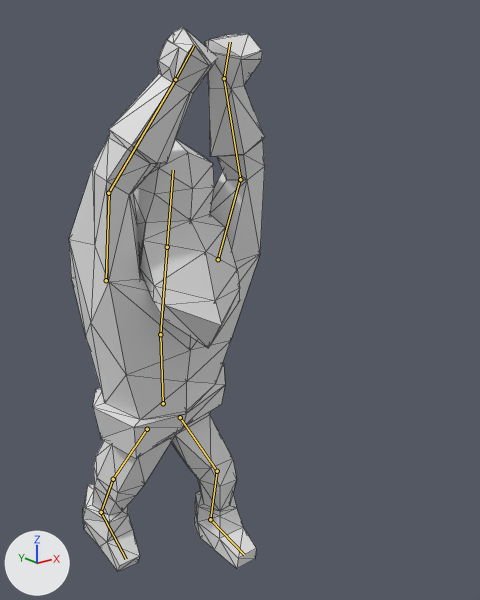
Renders of the Blender file Animations/WarriorThrow.blend from each side of a commit.
Rendered twice from a 50 mm camera at (-6.48, -10.57, 9.42) aimed at (0.54, -1.79, 5.91). Lighting does not change. The marker at lower left points along +X, +Y and +Z. Both versions are drawn at frame 6 of the action 'ArmatureAction'; the numbers are the values there. The bones that bend it are drawn over the model as lines. Mesh edges are drawn as thin lines.
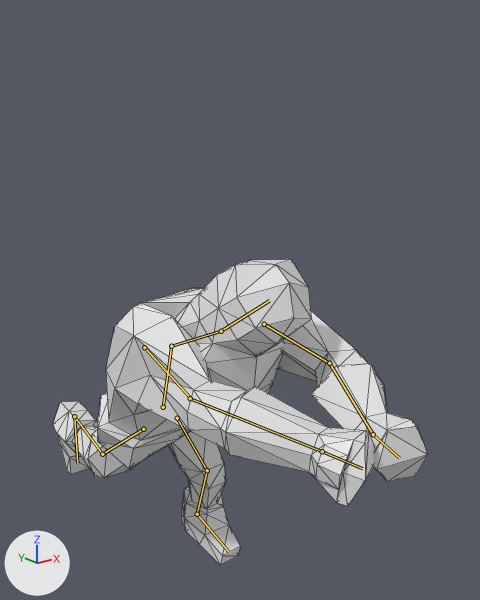
Boxes (x1, y1, x2, y2) around the edits, measured in the pictures (480 x 600 px):
'Cube', posed (91% wider, 44% shorter): before (69, 27, 265, 572); after (53, 259, 428, 565)
bone 'Root', root to tip: before (163, 403) to (160, 334); after (163, 407) to (171, 346)
bone 'Chest', root to tip: before (160, 334) to (167, 247); after (171, 346) to (221, 331)
bone 'Shoulder.R', root to tip: before (106, 280) to (109, 193); after (144, 347) to (190, 398)
bone 'Shoulder.L', root to tip: before (218, 259) to (240, 179); after (264, 324) to (329, 363)
bone 'Hand.L', root to tip: before (224, 78) to (230, 42); after (373, 434) to (399, 458)
bone 'Head', root to tip: before (167, 247) to (173, 170); after (221, 331) to (269, 300)
bone 'Leg.R', root to tip: before (147, 429) to (113, 479); after (143, 429) to (102, 454)
bone 'Calf.R', root to tip: before (113, 479) to (101, 512); after (102, 454) to (74, 416)
bone 'Foot.R', root to tip: before (101, 512) to (126, 559); after (74, 416) to (77, 463)
bone 'Leg.L', root to tip: before (180, 417) to (217, 471); after (177, 418) to (207, 470)
bone 'Calf.L', root to tip: before (217, 471) to (210, 519); after (207, 470) to (197, 514)

The change, as a list of edits to the scene's bpy script:
```text
Change bone_root:
    where bone_root = bpy.data.objects['Armature'].pose.bones['Root']
    bone_root.location: (0.0, 0.0, 0.0) -> (-0.01, -0.07, 0.01)
    bone_root.rotation_quaternion: (1.0, 0.0, 0.0, 0.0) -> (0.99, 0.132, -0.008, -0.003)  # degrees (0, 0, 0) -> degrees (15, -1, 0)
Change bone_chest:
    where bone_chest = bpy.data.objects['Armature'].pose.bones['Chest']  # child of 'Root'
    bone_chest.rotation_quaternion: (0.995, 0.096, 0.0, 0.0) -> (0.916, 0.42, -0.026, 0.004)  # degrees (11, 0, 0) -> degrees (49, -3, -1)
Change bone_shoulder_r:
    where bone_shoulder_r = bpy.data.objects['Armature'].pose.bones['Shoulder.R']  # child of 'Chest'
    bone_shoulder_r.rotation_quaternion: (0.342, -0.633, -0.036, -0.694) -> (0.352, -0.571, -0.231, -0.704)  # degrees (-63, -65, -85) -> degrees (-18, -75, -113)
Change bone_shoulder_l:
    where bone_shoulder_l = bpy.data.objects['Armature'].pose.bones['Shoulder.L']  # child of 'Chest'
    bone_shoulder_l.rotation_quaternion: (0.323, -0.918, 0.039, -0.226) -> (0.333, -0.899, 0.235, -0.163)  # degrees (-138, -23, -14) -> degrees (-137, -8, -32)
Change bone_hand_l:
    where bone_hand_l = bpy.data.objects['Armature'].pose.bones['Hand.L']  # child of 'Arm.L'
    bone_hand_l.rotation_quaternion: (0.981, -0.002, -0.062, 0.182) -> (0.992, -0.02, 0.002, 0.13)  # degrees (-2, -7, 21) -> degrees (-2, 0, 15)
Change bone_head:
    where bone_head = bpy.data.objects['Armature'].pose.bones['Head']  # child of 'Chest'
    bone_head.rotation_quaternion: (1.0, 0.0, 0.0, 0.0) -> (0.983, -0.081, -0.008, -0.027)  # degrees (0, 0, 0) -> degrees (-9, -1, -3)
Change bone_leg_r:
    where bone_leg_r = bpy.data.objects['Armature'].pose.bones['Leg.R']  # child of 'Root'
    bone_leg_r.rotation_quaternion: (0.977, -0.19, -0.081, 0.058) -> (0.956, -0.254, -0.098, 0.11)  # degrees (-23, -8, 8) -> degrees (-31, -8, 15)
Change bone_calf_r:
    where bone_calf_r = bpy.data.objects['Armature'].pose.bones['Calf.R']  # child of 'Leg.R'
    bone_calf_r.rotation_quaternion: (1.0, 0.0, 0.0, 0.0) -> (0.904, 0.426, 0.014, 0.038)  # degrees (0, 0, 0) -> degrees (51, 0, 5)
Change bone_foot_r:
    where bone_foot_r = bpy.data.objects['Armature'].pose.bones['Foot.R']  # child of 'Calf.R'
    bone_foot_r.rotation_quaternion: (1.0, 0.0, 0.0, 0.0) -> (0.993, 0.112, 0.006, 0.006)  # degrees (0, 0, 0) -> degrees (13, 1, 1)
Change bone_leg_l:
    where bone_leg_l = bpy.data.objects['Armature'].pose.bones['Leg.L']  # child of 'Root'
    bone_leg_l.rotation_quaternion: (0.978, 0.034, -0.079, 0.191) -> (0.968, 0.041, -0.092, 0.226)  # degrees (2, -10, 22) -> degrees (2, -11, 26)
Change bone_calf_l:
    where bone_calf_l = bpy.data.objects['Armature'].pose.bones['Calf.L']  # child of 'Leg.L'
    bone_calf_l.rotation_quaternion: (0.967, 0.253, 0.0, 0.0) -> (0.977, 0.216, -0.002, -0.001)  # degrees (29, 0, 0) -> degrees (25, 0, 0)
```
